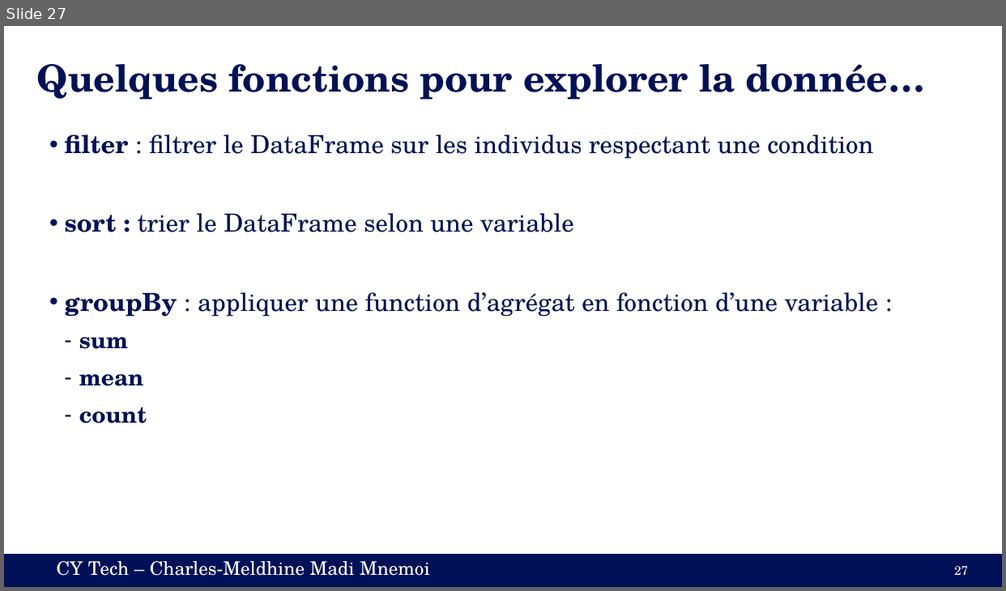
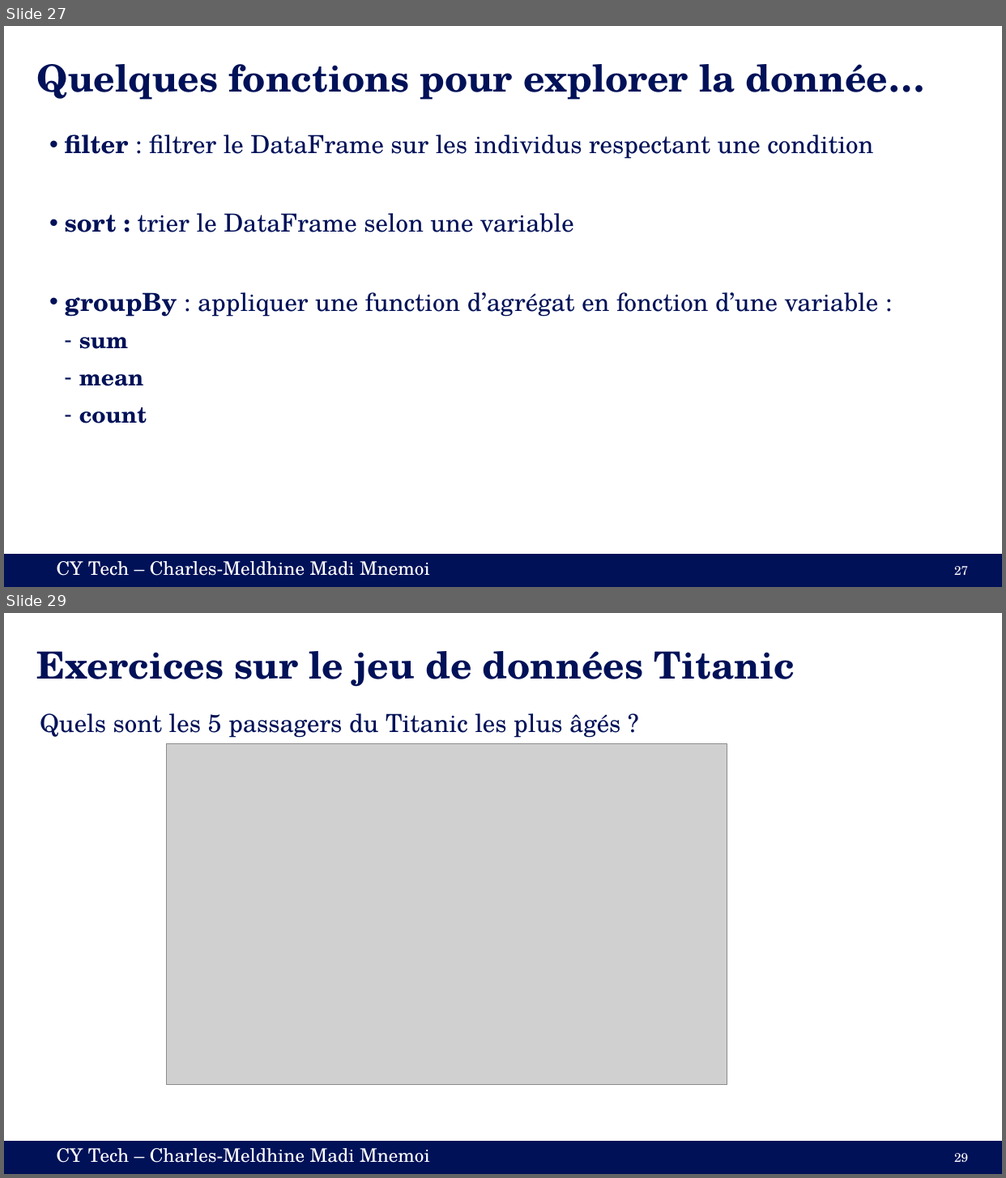
Before and after one commit to cmnemoi/cytech_sparks, a slide deck: presentation.pptx. Shown one above the other, each under a label of ours: slide 27 before the commit, slides 27 and 29 after it; the slides between them are not shown. The pictures are 1006x591 and 1006x1178 pixels, drawn with LibreOffice and Linux fonts; fonts in the diff are those of the drawing; grey boxes stand for pictures. Boxes give left, top, right and bottom in pixels: in the first picture for what was removed or moved away, otherwise in the second. Text is boxed around its words. In the diff, an @@ line names an element or a change of style, - is before the commit and + after.

```diff
--- a/presentation.pptx
+++ b/presentation.pptx
@@ slide 29 added at box(4, 613, 1002, 1174), background #FFFFFF; not listed: 2 template elements that a slide beside it also shows @@
@@ title added at box(37, 651, 794, 687), 36 pt, text #001158, bold @@
+Exercices sur le jeu de données Titanic
@@ text added at box(40, 713, 620, 738), 24 pt, text #001158 @@
+Quels sont les 5 passagers du Titanic les plus âgés ?
@@ picture added at box(166, 744, 727, 1085) @@
@@ page number added at box(954, 1153, 968, 1163), 12 pt, text #FFFFFF @@
+29
```
Also in this commit, not shown: 1 slide changed, 4 other slides added.
